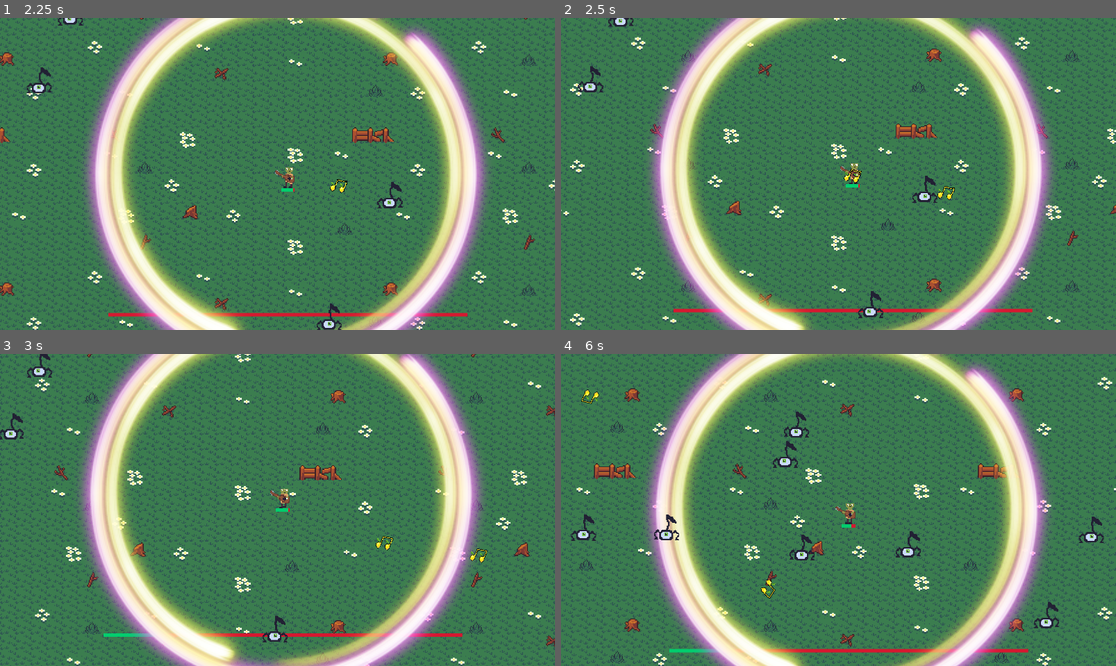
Above: before the commit, frames 1-4 (two rows, left to right).
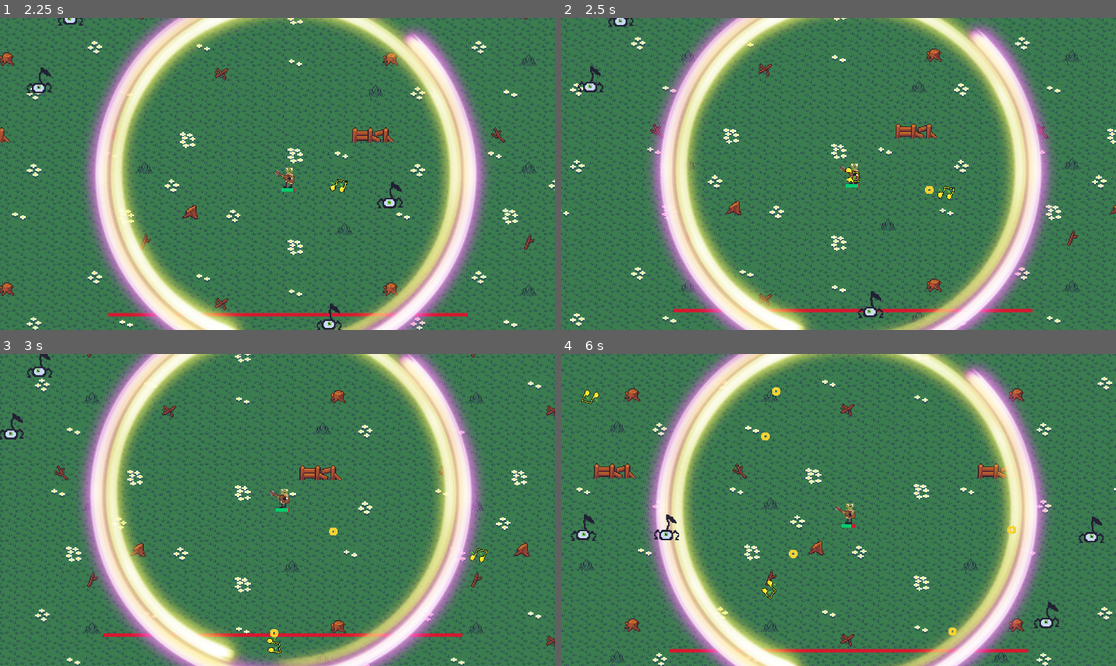
Above: after the commit, the same moments.

Repository: 7ranquility/MagicalGuysTest
Game: Godot game, scene res://scenes/main/main_scene.tscn
Two runs of this game, one before a commit and one after it. Both use one fixed random seed, a clock stepped at 60 frames per second and the inputs below.
Inputs (mouse positions are in pixels of both pictures, inside the frame that each line leads up to):
- Up to frame 1 (2.25 s): tap Enter at 0.5 s; move the mouse to (399, 158) at 0.52 s; hold D (ui_right) 0.53-1.28 s; click (399, 158) at 0.6 s; move the mouse to (166, 189) at 1.27 s; hold S (ui_down) 1.28-2.03 s; click (166, 189) at 1.35 s; move the mouse to (333, 105) at 2.02 s; hold D (ui_right) from 2.03 s (still down); click (333, 105) at 2.1 s
- Up to frame 2 (2.5 s): keep holding D (ui_right)
- Up to frame 3 (3 s): move the mouse to (249, 572) at 2.77 s; release D (ui_right) at 2.78 s; hold W (ui_up) from 2.78 s (still down); click (249, 572) at 2.85 s
- Up to frame 4 (6 s): move the mouse to (1005, 556) at 3.52 s; release W (ui_up) at 3.53 s; hold A (ui_left) 3.53-5.03 s; click (1005, 556) at 3.6 s; move the mouse to (672, 463) at 4.27 s; click (672, 463) at 4.35 s; move the mouse to (866, 510) at 5.02 s; hold S (ui_down) 5.03-5.78 s; click (866, 510) at 5.1 s; move the mouse to (755, 432) at 5.77 s; hold D (ui_right) from 5.78 s (still down); click (755, 432) at 5.85 s

Frame 1 is identical in both runs. In frame 2, 0.3% of the frame differs, in the area x 50-68%, y 47-60%; in frame 3, 0.4%; in frame 4, 0.9%, in the area x 19-82%, y 10-96%.

Commit message:
Fix aura weapon: add continuous damage every 0.5 seconds to enemies in aura area

Diff:
--- a/scripts/enemy/enemy.gd
+++ b/scripts/enemy/enemy.gd
@@ -58,12 +58,9 @@
 
 
 func take_damage(amount: int) -> void:
-	print("Enemy ", name, " taking ", amount, " damage. Current health: ", current_health, " -> ", current_health - amount)
 	current_health -= amount
 	current_health = max(current_health, 0)
-	print("Enemy ", name, " health after damage: ", current_health)
 	if current_health == 0:
-		print("Enemy ", name, " dying!")
 		die()
 
 func die() -> void:
--- a/scripts/weapon/aura.gd
+++ b/scripts/weapon/aura.gd
@@ -1,39 +1,62 @@
 extends Area2D
 
 @export var damage := 5
+@export var damage_interval := 0.5  # Damage every 0.5 seconds
 @onready var collision_shape: CollisionShape2D = $CollisionShape2D
+
+var enemies_in_aura: Array[Node] = []
+var damage_timer: float = 0.0
 
 func _ready():
 	collision_shape.disabled = false
 	area_entered.connect(_on_area_entered)
+	area_exited.connect(_on_area_exited)
 	body_entered.connect(_on_body_entered)
+	body_exited.connect(_on_body_exited)
+
+func _process(delta):
+	damage_timer += delta
+	if damage_timer >= damage_interval:
+		damage_timer = 0.0
+		damage_enemies_in_aura()
+
+func damage_enemies_in_aura():
+	for enemy in enemies_in_aura:
+		if is_instance_valid(enemy) and enemy.is_in_group("enemies"):
+			enemy.take_damage(damage)
 
 func _on_area_entered(area):
-	print("Aura: Area entered - ", area.name, " Parent: ", area.get_parent().name if area.get_parent() else "None")
-
 	# Check if this is the player's hurtbox
 	if area.name == "HurtBox" or (area.get_parent() and area.get_parent().is_in_group("player")):
-		print("Aura: WARNING - Player hurtbox detected! This should not happen.")
 		return
 
 	# Check if the area belongs to an enemy
 	if area.get_parent() and area.get_parent().is_in_group("enemies"):
-		print("Aura: Damaging enemy via area - ", area.get_parent().name)
-		area.get_parent().take_damage(damage)
+		if not enemies_in_aura.has(area.get_parent()):
+			enemies_in_aura.append(area.get_parent())
 	# Also check if the area itself is an enemy
 	elif area.is_in_group("enemies"):
-		print("Aura: Damaging enemy directly - ", area.name)
-		area.take_damage(damage)
+		if not enemies_in_aura.has(area):
+			enemies_in_aura.append(area)
+
+func _on_area_exited(area):
+	# Remove enemy from the list when they exit
+	if area.get_parent() and area.get_parent().is_in_group("enemies"):
+		enemies_in_aura.erase(area.get_parent())
+	elif area.is_in_group("enemies"):
+		enemies_in_aura.erase(area)
 
 func _on_body_entered(body):
-	print("Aura: Body entered - ", body.name)
-
 	# Check if this is the player
 	if body.is_in_group("player"):
-		print("Aura: WARNING - Player body detected! This should not happen.")
 		return
 
 	# Check if the body is an enemy
 	if body.is_in_group("enemies"):
-		print("Aura: Damaging enemy via body - ", body.name)
-		body.take_damage(damage)
+		if not enemies_in_aura.has(body):
+			enemies_in_aura.append(body)
+
+func _on_body_exited(body):
+	# Remove enemy from the list when they exit
+	if body.is_in_group("enemies"):
+		enemies_in_aura.erase(body)
